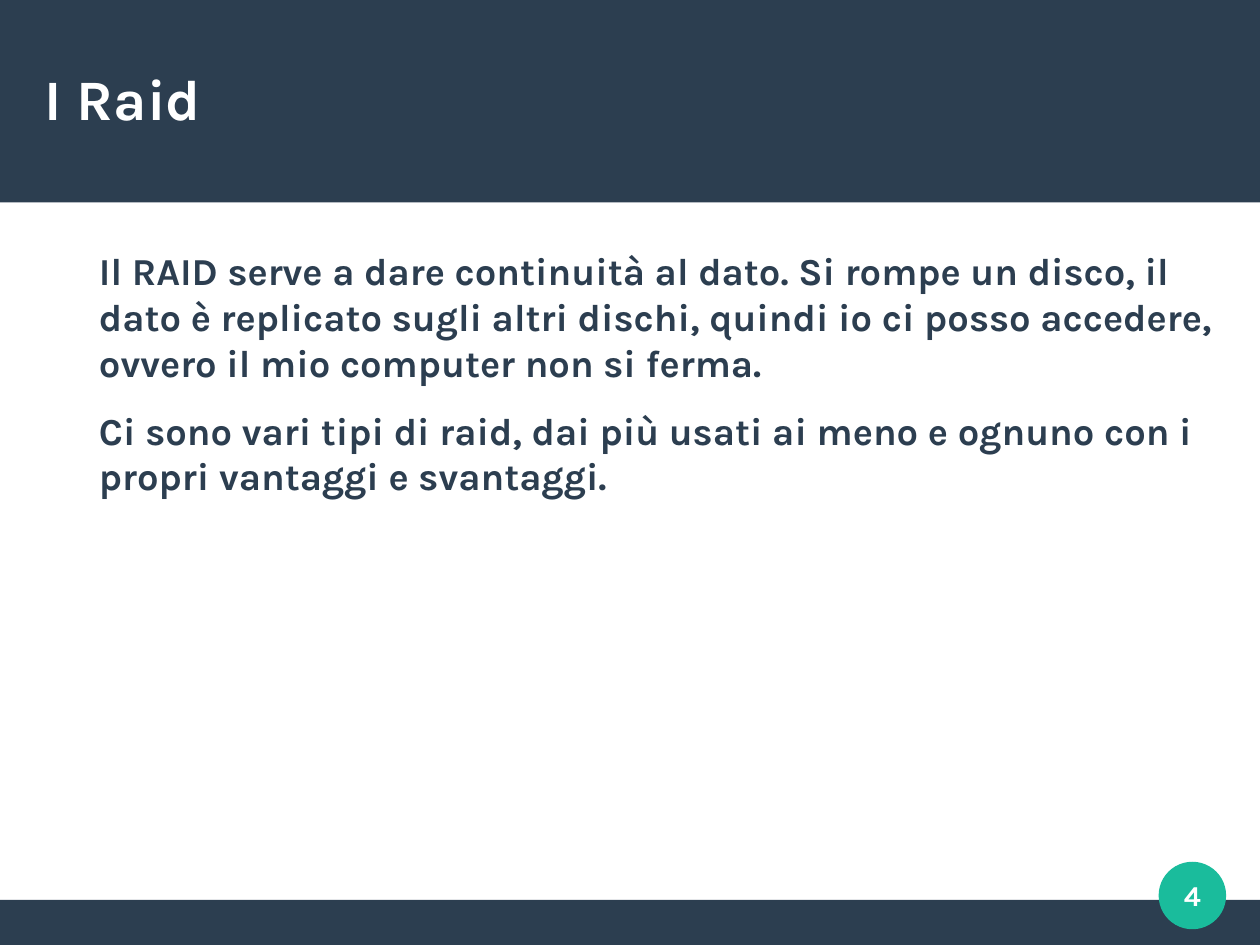
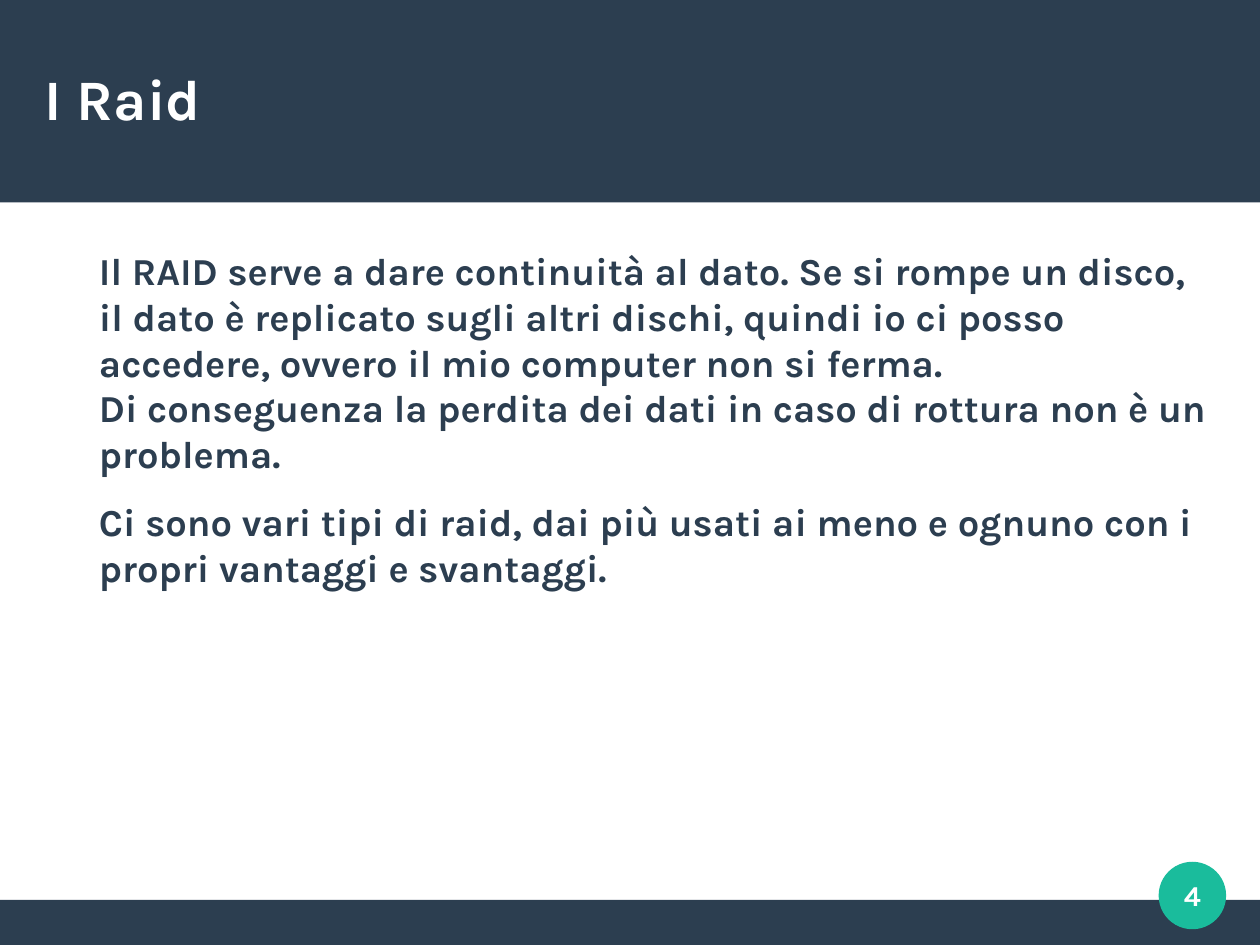
Before and after one commit to Brombe74/Debian-VM, a slide deck: slide 4 of Presentazione_sistemi.odp. Drawn at 1260x945 pixels with LibreOffice and Linux fonts; fonts in the diff are those of the drawing. Boxes give left, top, right and bottom in pixels: in the first picture for what was removed or moved away, otherwise in the second. Text is boxed around its words. In the diff, an @@ line names an element or a change of style, - is before the commit and + after.

```diff
--- a/Presentazione_sistemi.odp
+++ b/Presentazione_sistemi.odp
@@ text at <box>99,255,1206,477</box>: text changed @@
-Il RAID serve a dare continuità al dato. Si rompe un disco, il dato è replicato sugli altri dischi, quindi io ci posso accedere, ovvero il mio computer non si ferma.
+Il RAID serve a dare continuità al dato. Se si rompe un disco, il dato è replicato sugli altri dischi, quindi io ci posso accedere, ovvero il mio computer non si ferma.
+Di conseguenza la perdita dei dati in caso di rottura non è un problema.
```
Also in this commit, not shown: 1 slide added, 1 other file.
